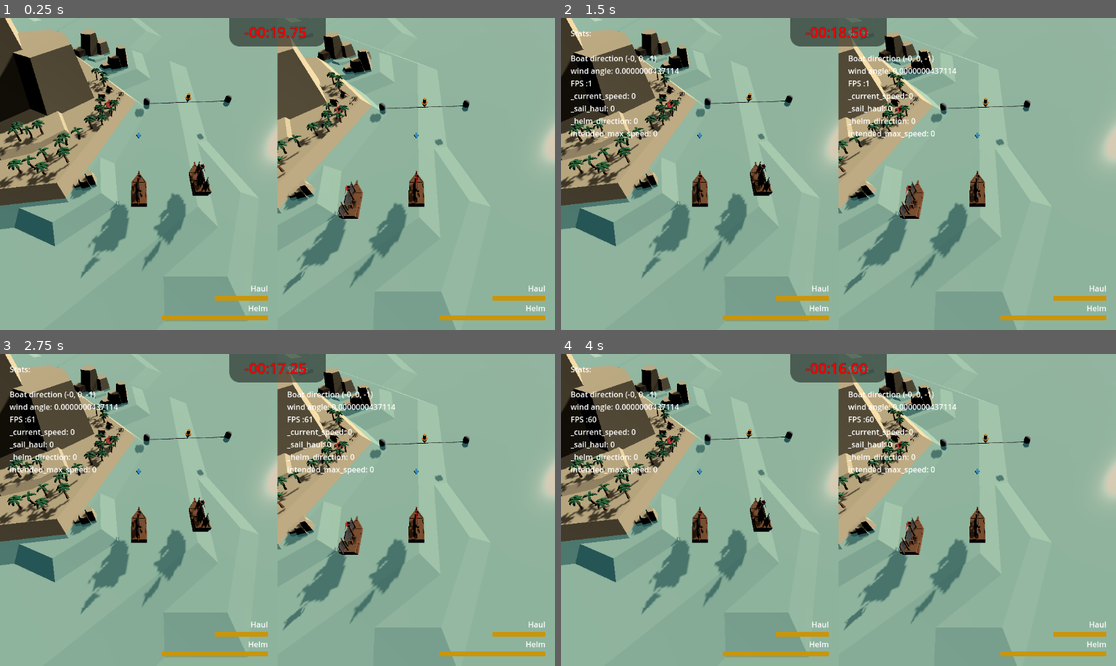
Above: before the commit, frames 1-4 (two rows, left to right).
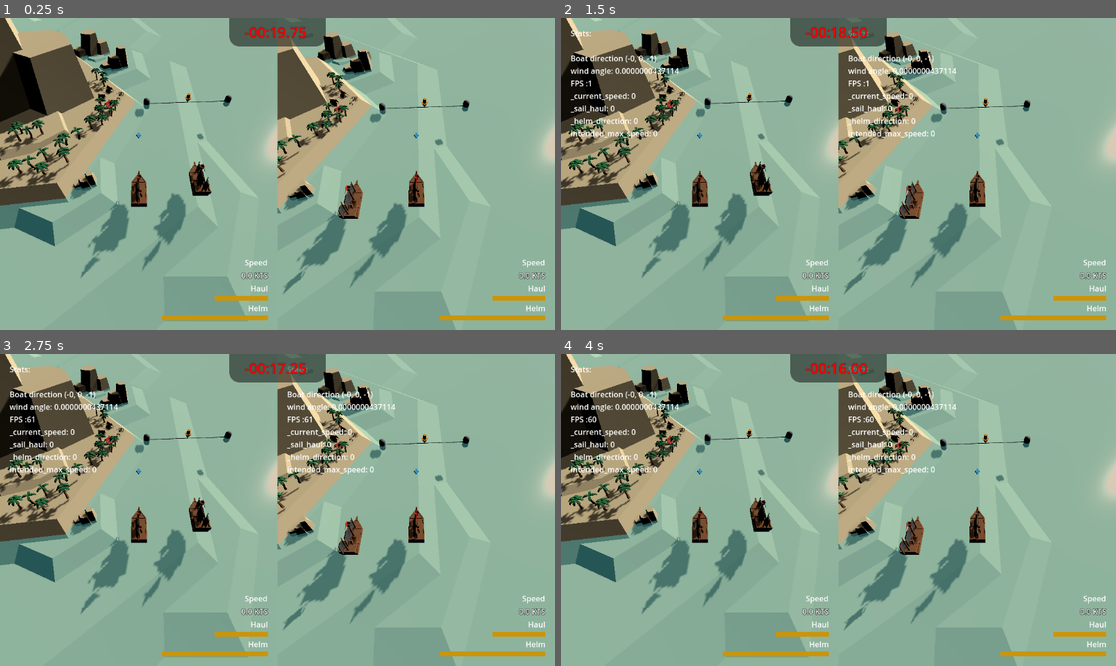
Above: after the commit, the same moments.

Repository: loiclovitana/Crapirate
Game: Godot game, scene res://src/gamemode/race.tscn
Two runs of this game, one before a commit and one after it. Both use one fixed random seed, a clock stepped at 60 frames per second and the inputs below.
Inputs:
- Up to frame 1 (0.25 s): no input
- Up to frame 2 (1.5 s): no input
- Up to frame 3 (2.75 s): no input
- Up to frame 4 (4 s): tap Enter at 2.75 s

The runs differ from the first frame. In frame 1, 0.2% of the frame differs, in the area x 43-99%, y 77-84%; in frame 2, 0.2%; in frame 3, 0.2%; in frame 4, 0.2%.

Commit message:
add speed

Diff:
--- a/src/gamemode/race.gd
+++ b/src/gamemode/race.gd
@@ -24,5 +24,5 @@
 	var minutes = int(abs(timer/60))
 	var seconds = int(abs(fmod(timer,60)))
 	var cent = int(abs(fmod(timer,1)*100))
-	var timer_format : String = "%s%02d:%02d.%02d " % [sign_,minutes , seconds,cent]
+	var timer_format : String = "%1s%02d:%02d.%02d " % [sign_,minutes , seconds,cent]
 	%Timer.set_text(timer_format)
--- a/src/player/hud/boat_canvas.gd
+++ b/src/player/hud/boat_canvas.gd
@@ -23,6 +23,8 @@
 
 	%haulView.value = boat._sail_haul*100
 
+	%SpeedDisplay.set_text("%3.1f KTS" % boat._current_speed)
+
 
 func debug_set_stats(statsDisplayText):
 	%StatsDisplay.set_visible(true)
--- a/src/player/hud/boat_canvas.tscn
+++ b/src/player/hud/boat_canvas.tscn
@@ -1,6 +1,11 @@
-[gd_scene load_steps=8 format=3 uid="uid://bdd2vi53oum2w"]
+[gd_scene load_steps=9 format=3 uid="uid://bdd2vi53oum2w"]
 
 [ext_resource type="Script" path="res://src/player/hud/boat_canvas.gd" id="1_3ssya"]
+
+[sub_resource type="LabelSettings" id="LabelSettings_yvwly"]
+resource_local_to_scene = true
+outline_size = 3
+outline_color = Color(0, 0, 0, 1)
 
 [sub_resource type="Gradient" id="Gradient_nmc0n"]
 colors = PackedColorArray(0.792157, 0.584314, 0.0470588, 1, 0.792157, 0.584314, 0.0470588, 1)
@@ -69,6 +74,18 @@
 size_flags_horizontal = 8
 alignment = 2
 
+[node name="SpeedLabel" type="Label" parent="BoatHUD/MarginContainer/control"]
+layout_mode = 2
+size_flags_horizontal = 8
+text = "Speed"
+
+[node name="SpeedDisplay" type="Label" parent="BoatHUD/MarginContainer/control"]
+unique_name_in_owner = true
+layout_mode = 2
+size_flags_horizontal = 8
+text = "0.0 KTS"
+label_settings = SubResource("LabelSettings_yvwly")
+
 [node name="HaulLabel" type="Label" parent="BoatHUD/MarginContainer/control"]
 layout_mode = 2
 size_flags_horizontal = 8
